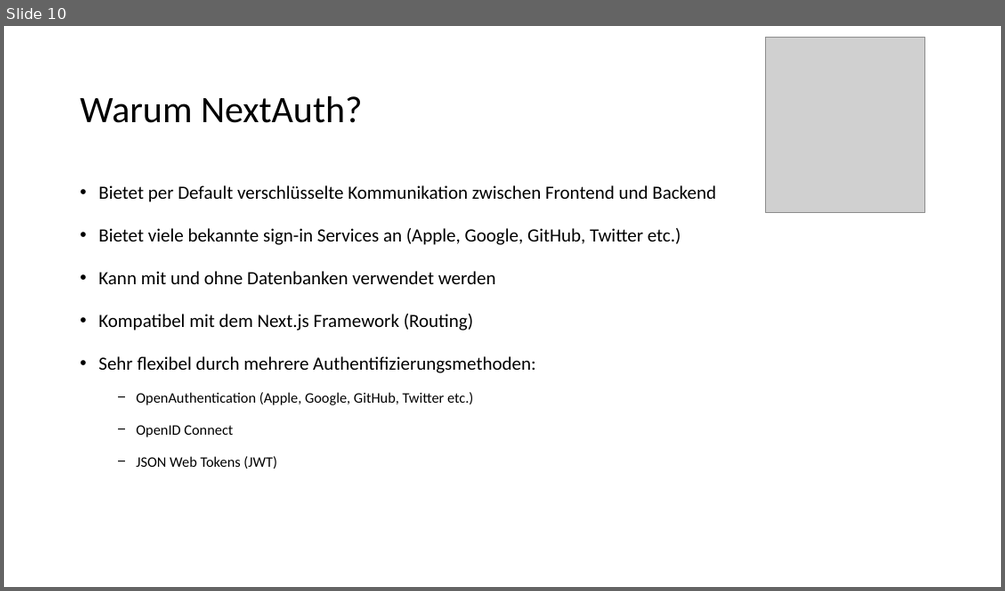
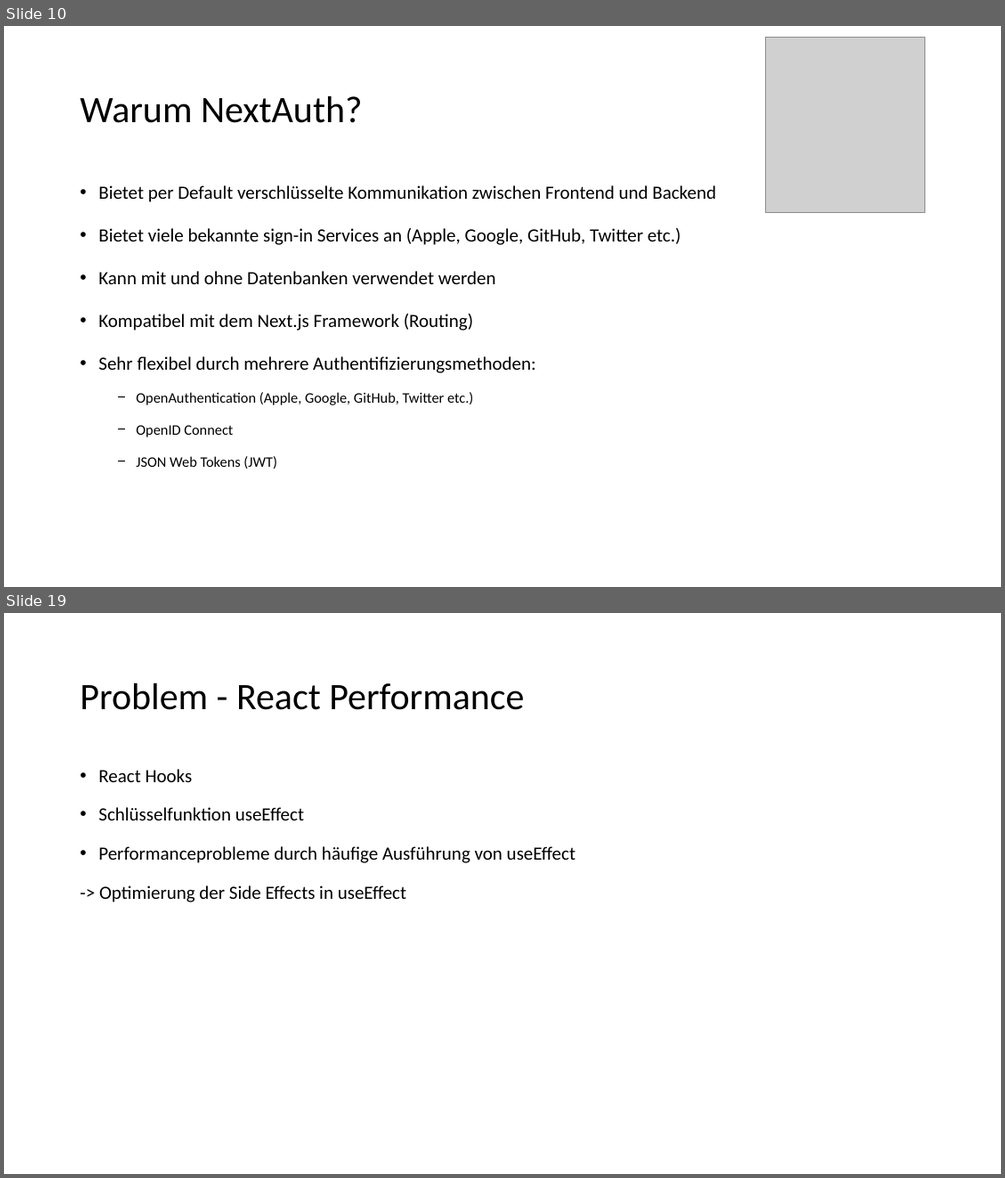
Before and after one commit to RocordJavaScript2023/realtime, a slide deck: presentation/realtime.pptx. Shown one above the other, each under a label of ours: slide 10 before the commit, slides 10 and 19 after it; the slides between them are not shown. The pictures are 1005x591 and 1005x1178 pixels, drawn with LibreOffice and Linux fonts; fonts in the diff are those of the drawing; grey boxes stand for pictures. Boxes give left, top, right and bottom in pixels: in the first picture for what was removed or moved away, otherwise in the second. Text is boxed around its words. In the diff, an @@ line names an element or a change of style, - is before the commit and + after.

```diff
--- a/presentation/realtime.pptx
+++ b/presentation/realtime.pptx
@@ slide 19 added at (4,613,1001,1174), background #FFFFFF @@
@@ title added at (80,683,524,710), 36 pt, text #000000 @@
+Problem - React Performance
@@ text added at (98,769,575,902), 18 pt, text #000000 @@
+• React Hooks
+• Schlüsselfunktion useEffect
+• Performanceprobleme durch häufige Ausführung von useEffect
+-> Optimierung der Side Effects in useEffect
```
Also in this commit, not shown: 3 slides changed, 9 other slides added, 2 slides removed.
